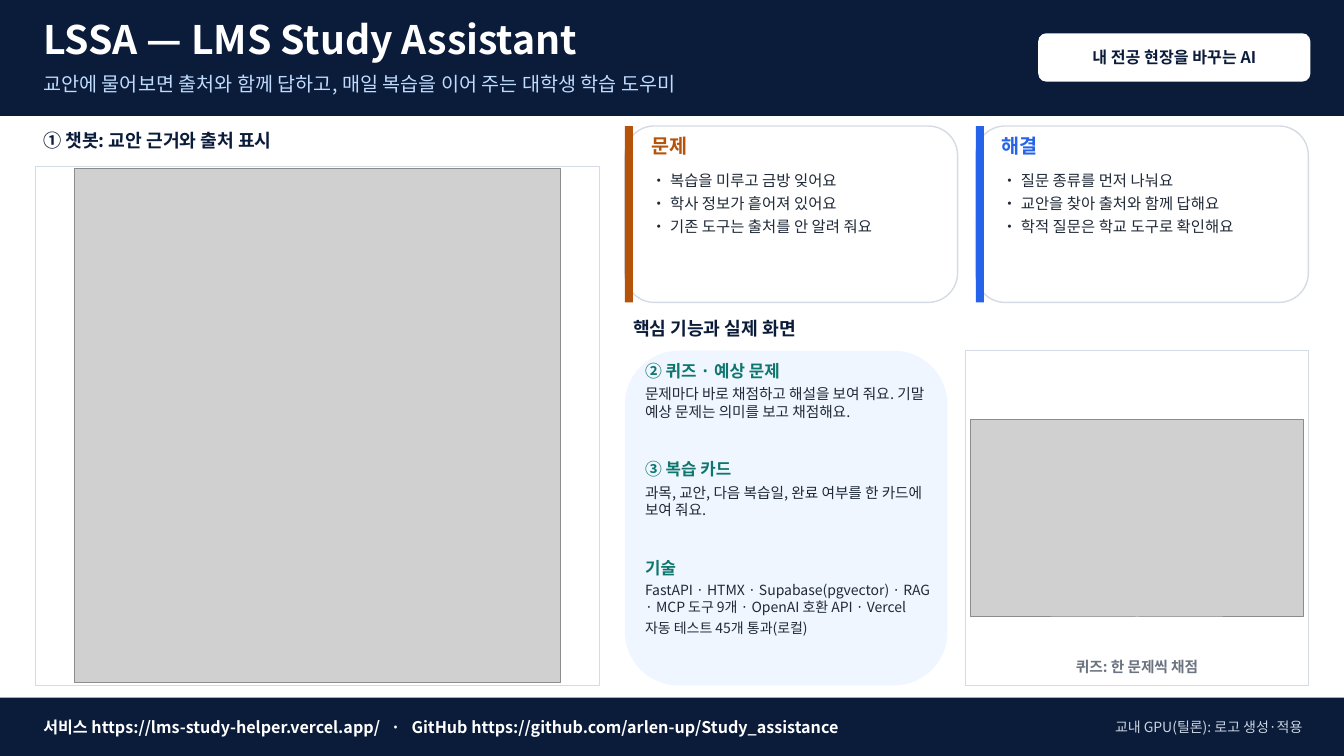
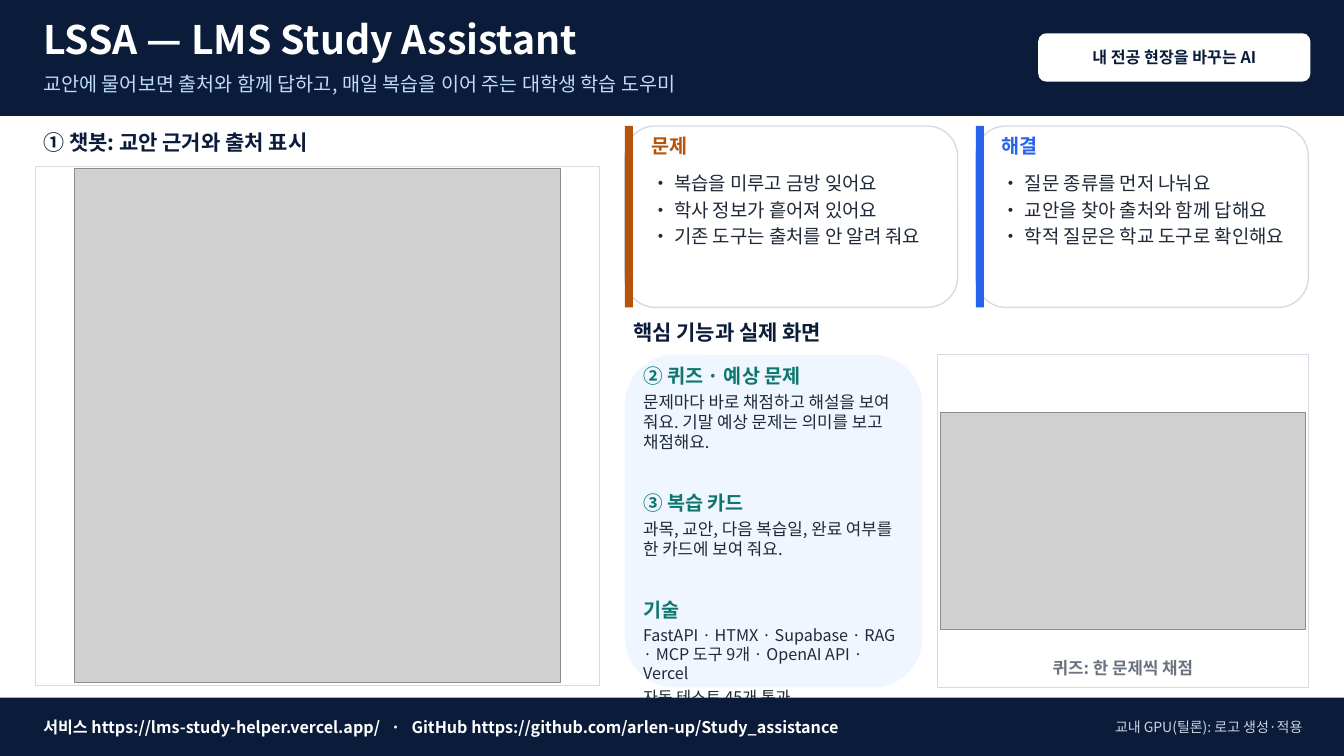
Before and after one commit to arlen-up/Study_assistance, a slide deck: slide 1 of docs/발표자료/LSSA_발표_1장.pptx. Drawn at 1344x756 pixels with LibreOffice and Linux fonts; fonts in the diff are those of the drawing; grey boxes stand for pictures. Boxes give left, top, right and bottom in pixels: in the first picture for what was removed or moved away, otherwise in the second. Text is boxed around its words. In the diff, an @@ line names an element or a change of style, - is before the commit and + after.

```diff
--- a/docs/발표자료/LSSA_발표_1장.pptx
+++ b/docs/발표자료/LSSA_발표_1장.pptx
@@ text "① 챗봇: 교안 근거와 출처 ..." at bbox=[43, 132, 308, 152]: size 13 to 15 pt @@
@@ rounded rectangle: place and size @@
-rounded rectangle at bbox=[625, 126, 958, 302]
+rounded rectangle at bbox=[625, 126, 958, 308]
@@ rectangle: place and size @@
-rectangle at bbox=[625, 126, 633, 302]
+rectangle at bbox=[625, 126, 633, 308]
@@ rounded rectangle: place and size @@
-rounded rectangle at bbox=[976, 126, 1309, 302]
+rounded rectangle at bbox=[976, 126, 1309, 308]
@@ rectangle: place and size @@
-rectangle at bbox=[976, 126, 984, 302]
+rectangle at bbox=[976, 126, 984, 308]
@@ text "• 복습을 미루고 금방 잊어요" at bbox=[674, 174, 921, 245]: size 11 to 13.5 pt @@
@@ text "• 질문 종류를 먼저 나눠요" at bbox=[1025, 174, 1284, 245]: size 11 to 13.5 pt @@
@@ text "핵심 기능과 실제 화면" at bbox=[633, 322, 821, 342]: size 13 to 15 pt @@
@@ rounded rectangle: place and size @@
-rounded rectangle at bbox=[625, 351, 948, 686]
+rounded rectangle at bbox=[625, 355, 923, 688]
@@ rectangle: place and size @@
-rectangle at bbox=[966, 351, 1309, 686]
+rectangle at bbox=[938, 355, 1309, 688]
@@ text at bbox=[643, 366, 892, 619]: size 12 to 14 pt in "② 퀴즈 · 예상 문제", "③ 복습 카드", "기술"; size 10.5 to 12 pt in "문제마다 바로 채점하고 해설을 보여 줘요. 기말 ...", "과목, 교안, 다음 복습일, 완료 여부를 한 ..." @@
@@ picture: place and size @@
-picture at bbox=[971, 419, 1304, 617]
+picture at bbox=[941, 412, 1306, 629]
@@ text at bbox=[643, 628, 895, 679]: text changed; size 10 to 11.5 pt @@
-FastAPI · HTMX · Supabase(pgvector) · RAG · MCP 도구 9개 · OpenAI 호환 API · Vercel
-자동 테스트 45개 통과(로컬)
+FastAPI · HTMX · Supabase · RAG · MCP 도구 9개 · OpenAI API · Vercel
+자동 테스트 45개 통과
@@ text "퀴즈: 한 문제씩 채점": place and size @@
-text "퀴즈: 한 문제씩 채점" at bbox=[1076, 659, 1198, 674]
+text "퀴즈: 한 문제씩 채점" at bbox=[1053, 660, 1193, 676]
@@ text "퀴즈: 한 문제씩 채점" at bbox=[1053, 660, 1193, 676]: size 10.5 to 12 pt @@
```
Also in this commit, not shown: 3 other files.
